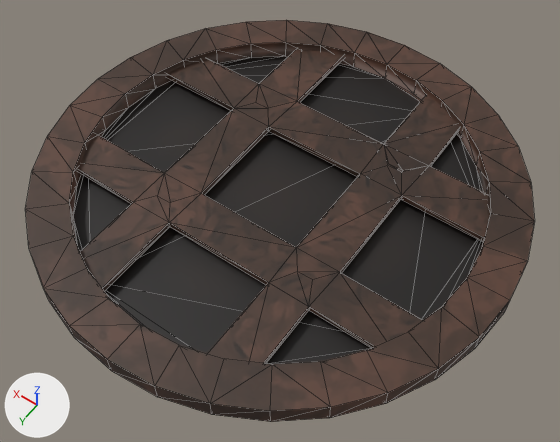
An edit to the OBJ model ProjectAV/Models/enviro_male/krata.obj, drawn before and after from the same camera.
Both versions are drawn from a 50 mm lens placed at (-6.83, 10.18, 14.65), pointed at (-0.06, 0.71, -0.23). Arrows for +X, +Y and +Z are at lower left; the lights stay in place. Mesh edges are drawn as thin lines. Where no turn or scale is listed for an object, it has been applied to the vertices.
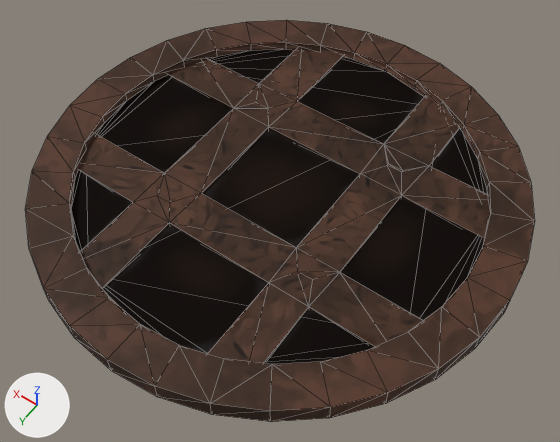
Where the change shows, as pixel boxes (x1, y1, x2, y2) in the pictures (560 x 442 px; the box of a moved part takes in the faces that stretch with it):
'Cylinder.009', surface changed, reshaped: (25, 20, 535, 422) in both
part 1 of me_cylinder_009, moved or reshaped: (69, 43, 491, 364) in both

Diff of the bpy script that builds the scene:
```diff
--- a/ProjectAV/Models/enviro_male/krata.obj.py
+++ b/ProjectAV/Models/enviro_male/krata.obj.py
@@ img_krata_krata_ogien_specular_png @@
+img_krata_krata_ogien_specular_png = load_image('krata_krata_ogien_Specular.png', 'krata_krata_ogien_Specular.png', 2048, 2048, 'sRGB')
@@ mat_krata_ogien @@
 n0 = _N.new('ShaderNodeBsdfPrincipled'); n0.name = 'Principled BSDF'
 n2.image = img_krata_ogien_base_color_png
+n3 = _N.new('ShaderNodeTexImage'); n3.name = 'Image Texture.001'
+n3.image = img_krata_krata_ogien_specular_png
 _L.new(n2.outputs[0], n0.inputs[0])  # 'Color' to 'Base Color'
 _L.new(n0.outputs[0], n1.inputs[0])  # 'BSDF' to 'Surface'
+_L.new(n3.outputs[0], n0.inputs[13])  # 'Color' to 'Specular IOR Level'
@@ me_cylinder_009 @@
 me_cylinder_009.from_pydata(...)  # 212 vertices, 454 faces; spans x -5.65..6.35, y -5.87..6.13, z 0.08..0.58
 # used by ob_cylinder_009; location = (0.0, 0.0, 0.0)
+# me_cylinder_009 part 1: 32 of the vertices in x -4.65..5.35, y -4.87..5.13, z 0.08 are moved by (0.0, 0.0, 0.26)
 me_cylinder_009.materials.append(mat_krata_ogien)
```
